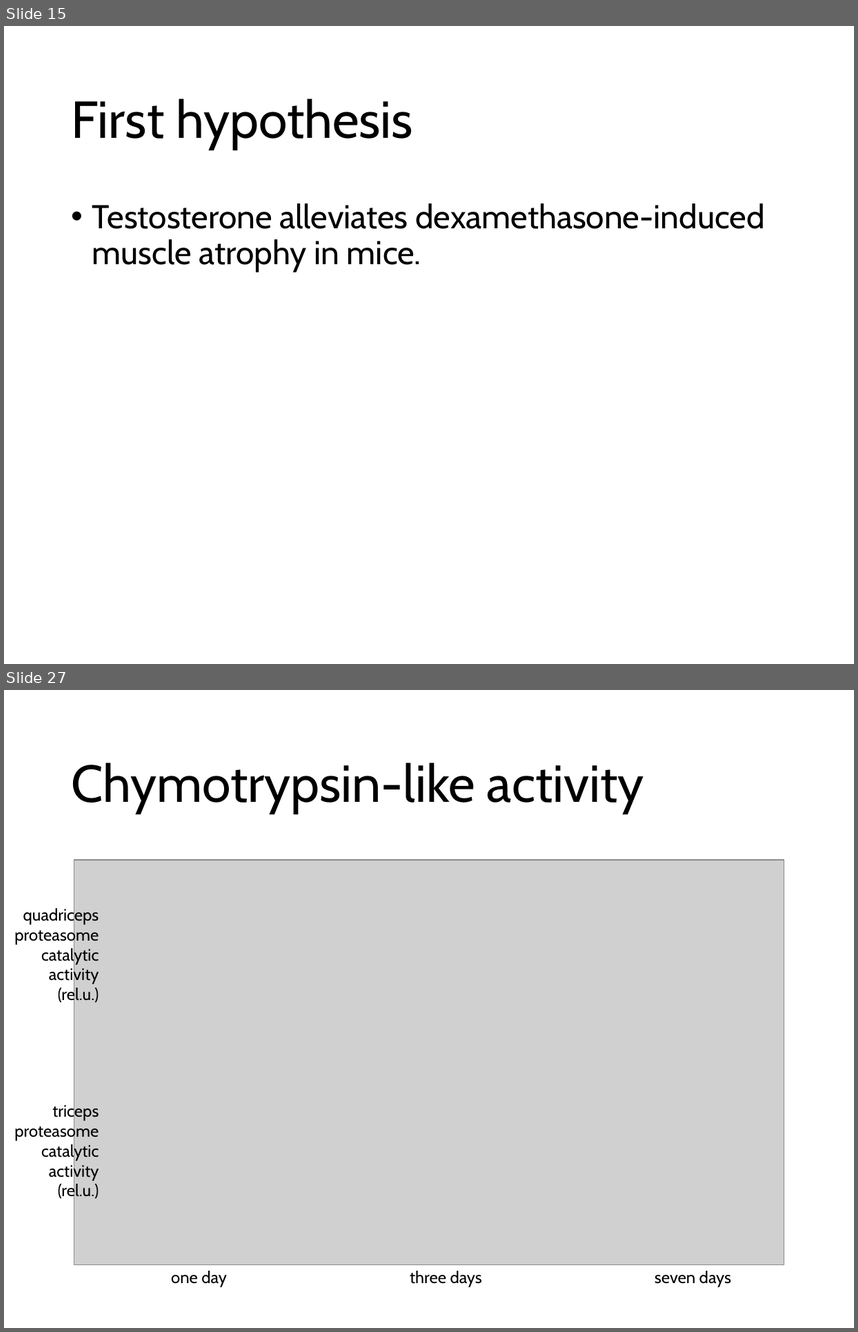
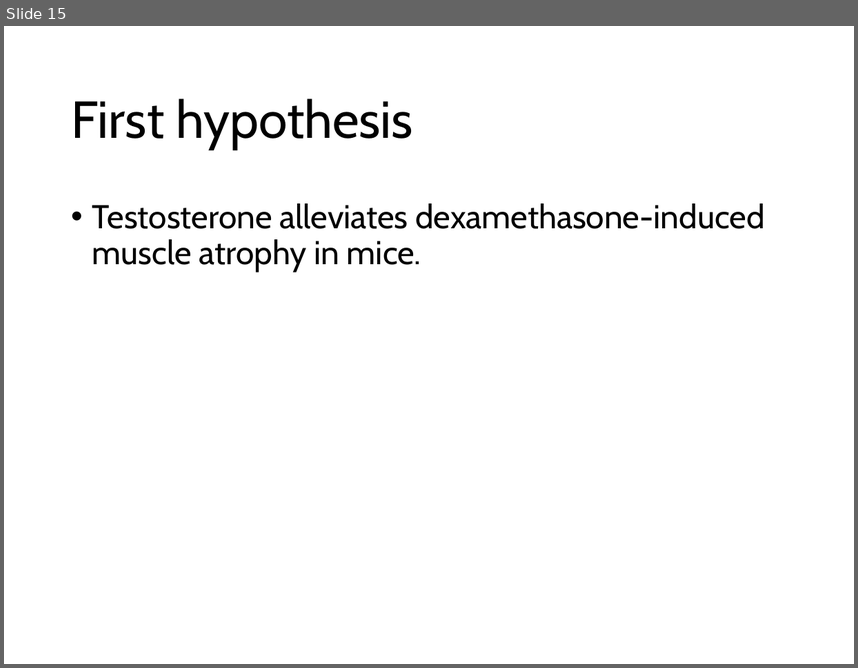
Before and after one commit to nvalexander/dissertation, a slide deck: defense.pptx. Shown one above the other, each under a label of ours: slides 15 and 27 before the commit, slide 15 after it; the slides between them are not shown. The pictures are 858x1332 and 858x668 pixels, drawn with LibreOffice and Linux fonts; fonts in the diff are those of the drawing; grey boxes stand for pictures. Boxes give left, top, right and bottom in pixels: in the first picture for what was removed or moved away, otherwise in the second. Text is boxed around its words. In the diff, an @@ line names an element or a change of style, - is before the commit and + after.

```diff
--- a/defense.pptx
+++ b/defense.pptx
@@ slide 27 removed at [4,690,854,1328], background #FFFFFF @@
@@ title removed at [71,762,644,813] @@
-Chymotrypsin-like activity
@@ picture removed at [74,860,784,1265] @@
@@ text removed at [14,906,99,1005] @@
-quadriceps proteasome catalytic activity (rel.u.)
@@ text removed at [14,1103,99,1201] @@
-triceps proteasome catalytic activity (rel.u.)
@@ text removed at [171,1270,226,1287] @@
-one day
@@ text removed at [410,1270,482,1287] @@
-three days
@@ text removed at [655,1270,731,1287] @@
-seven days
```
Also in this commit, not shown: 18 other slides removed.
